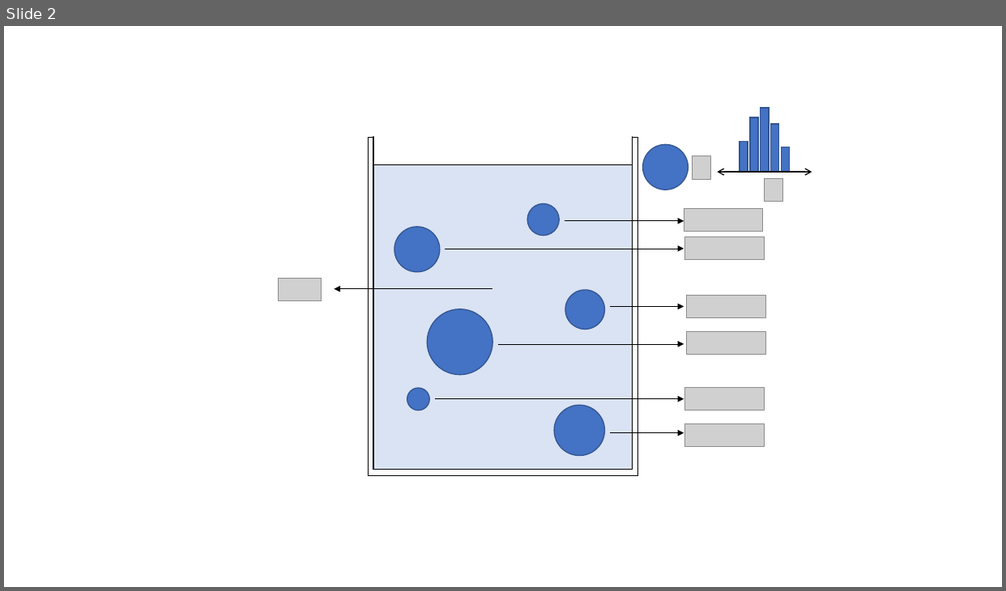
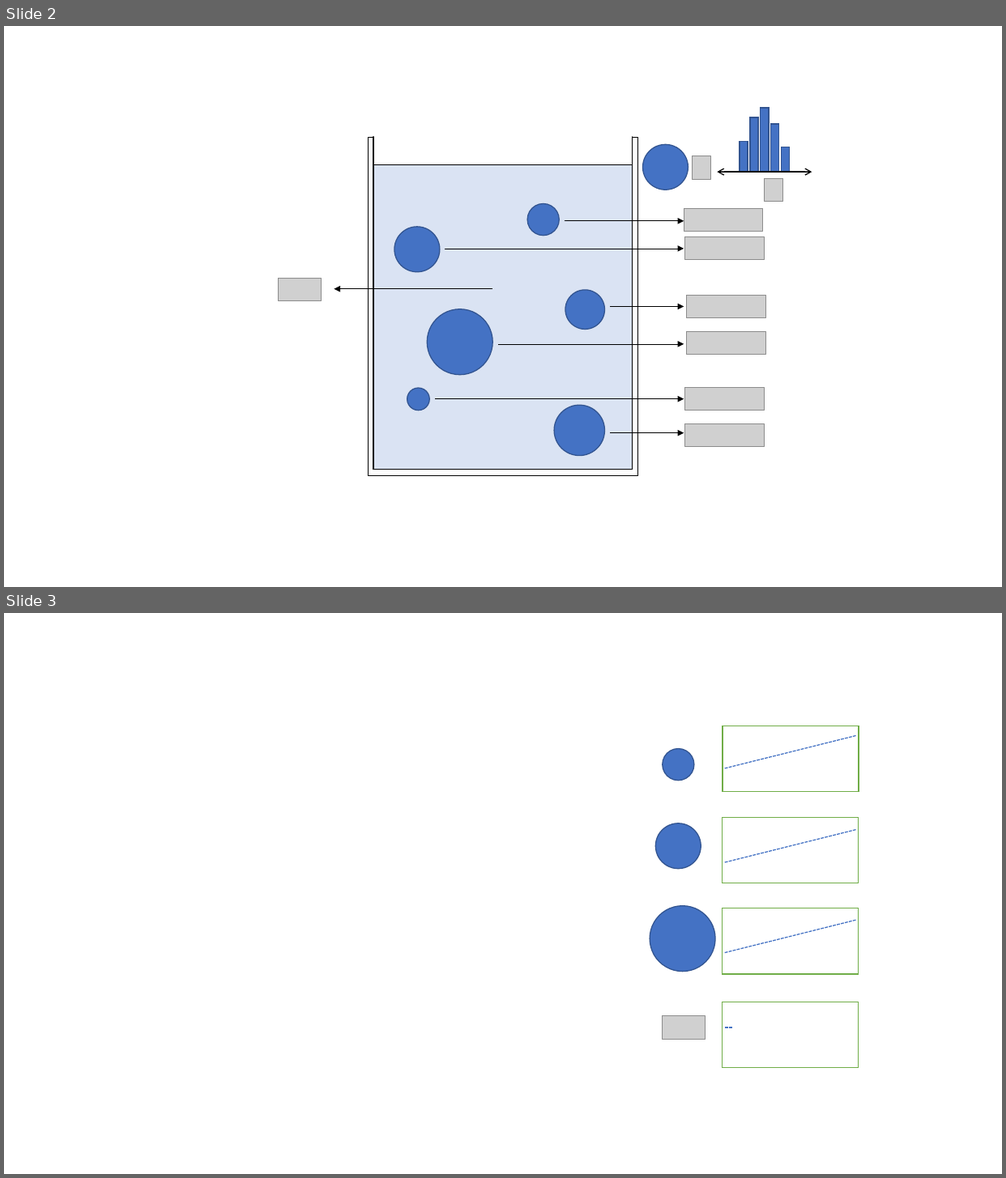
Before and after one commit to sebastiandres/charlas, a slide deck: 2020_11_XX_pycon_ar_pypsdier/images/charla_GIFs.pptx. Shown one above the other, each under a label of ours: slide 2 before the commit, slides 2 and 3 after it. The pictures are 1006x591 and 1006x1178 pixels, drawn with LibreOffice and Linux fonts; fonts in the diff are those of the drawing; grey boxes stand for pictures. Boxes give left, top, right and bottom in pixels: in the first picture for what was removed or moved away, otherwise in the second. Text is boxed around its words. In the diff, an @@ line names an element or a change of style, - is before the commit and + after.

```diff
--- a/2020_11_XX_pycon_ar_pypsdier/images/charla_GIFs.pptx
+++ b/2020_11_XX_pycon_ar_pypsdier/images/charla_GIFs.pptx
@@ slide 3 added at [4, 613, 1002, 1174], background #FFFFFF @@
@@ rectangle added at [722, 726, 859, 792], fill #FFFFFF, outline #70AD47 1 pt @@
@@ ellipse added at [663, 748, 694, 780], fill #4472C4, outline #325491 1 pt @@
@@ line added from (725, 769) to (856, 736), #4472C4 1 pt dashed @@
@@ ellipse added at [656, 824, 701, 869], fill #4472C4, outline #325491 1 pt @@
@@ rectangle added at [722, 817, 859, 884], fill #FFFFFF, outline #70AD47 1 pt @@
@@ line added from (725, 862) to (856, 830), #4472C4 1 pt dashed @@
@@ ellipse added at [650, 905, 716, 972], fill #4472C4, outline #325491 1 pt @@
@@ rectangle added at [722, 909, 859, 974], fill #FFFFFF, outline #70AD47 1 pt @@
@@ line added from (725, 953) to (856, 920), #4472C4 1 pt dashed @@
@@ picture added at [663, 1016, 705, 1040] @@
@@ rectangle added at [722, 1003, 859, 1068], fill #FFFFFF, outline #70AD47 1 pt @@
@@ line added from (725, 1028) to (732, 1028), #4472C4 1 pt dashed @@
```
Also in this commit, not shown: 2 other slides added, 1 other file.
